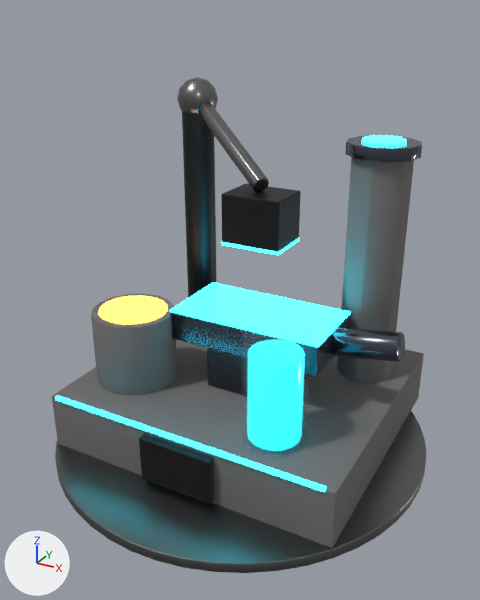
A saved change to the glTF model assets/kit_hd/skins/Forge_Anvil.glb.
Before and after are seen from a camera (50 mm lens) standing at (3.44, -6.27, 5.08) and looking at (0.08, -0.17, 2.03). Every picture has the same lights, and +X, +Y and +Z are marked at lower left. The picture after the commit comes second. Vertices at exactly the same position are counted once.

The first picture shows 'Forge_Anvil'.
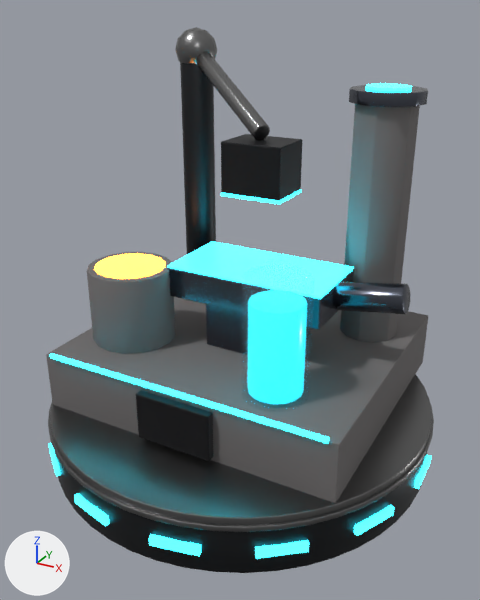
Patch to the scene script:
```diff
--- a/assets/kit_hd/skins/Forge_Anvil.glb.py
+++ b/assets/kit_hd/skins/Forge_Anvil.glb.py
@@ mat_os_plate @@
+mat_os_plate = principled_material('OS_Plate')
+mat_os_plate.base_color = (0.085, 0.09, 0.095)  # dark grey #525557
+mat_os_plate.metallic = 0.75
+mat_os_plate.roughness = 0.55
@@ me_forge_anvil @@
 # used by ob_forge_anvil; location = (0.0, 0.0, 0.0)
-me_forge_anvil.from_pydata(...)  # 1862 vertices, 3652 faces; spans x -2.3..2.3, y -2.3..2.3, z 0.06..4.31
+me_forge_anvil.from_pydata(...)  # 3266 vertices, 6452 faces; spans x -2.34..2.34, y -2.34..2.34, z 0.06..4.87
+# me_forge_anvil part 1: the loose piece of 96 vertices spanning x -1.3..-0.9, y 0.7..1.1, z 0.81..4.11 is moved by (0.0, 0.0, 0.56)
+# me_forge_anvil part 2: the loose piece of 110 vertices spanning x -1.35..-0.85, y 0.65..1.15, z 3.81..4.31 is moved by (0.0, 0.0, 0.56)
+# me_forge_anvil part 3: the loose piece of 140 vertices spanning x -1.16..0.26, y 0.02..0.98, z 3.23..4.14 is moved by (0.0, 0.0, 0.56)
+# me_forge_anvil part 4: a new loose piece, a box spanning x 2.29..2.34, y -0.258..0.258, z 0.3..0.4, in mat_os_light_a (cyan #2ee6ff, glowing cyan #2ee6ff)
+# me_forge_anvil part 5: the loose piece of 56 vertices spanning x -1.7..1.7, y -1.44..-1.39, z 0.86..0.9 is moved by (0.0, 0.0, 0.56)
+# me_forge_anvil part 6: the loose piece of 108 vertices spanning x -0.75..1.15, y -0.4..0.6, z 1.44..1.81 is moved by (0.0, 0.0, 0.56)
+# me_forge_anvil part 7: the loose piece of 56 vertices spanning x -0.16..0.56, y -0.19..0.38, z 2.65..2.69 is moved by (0.0, 0.0, 0.56)
+# me_forge_anvil part 8: the loose piece of 56 vertices spanning x -0.45..0.45, y -1.5..-1.4, z 0.23..0.78 is moved by (0.0, 0.0, 0.56)
+# me_forge_anvil part 9: the loose piece of 96 vertices spanning x 0.55..1.25, y -1.25..-0.55, z 0.86..2.16 is moved by (0.0, 0.0, 0.56)
+# me_forge_anvil part 10: the loose piece of 96 vertices spanning x -1.62..-0.78, y -0.92..-0.08, z 1.71..1.77 is moved by (0.0, 0.0, 0.56)
+# me_forge_anvil part 11: the loose piece of 56 vertices spanning x -0.3..0.7, y -0.3..0.5, z 0.86..1.46 is moved by (0.0, 0.0, 0.56)
+# me_forge_anvil part 12: the loose piece of 56 vertices spanning x -1.8..1.8, y -1.4..1.8, z 0.16..0.86 is moved by (0.0, 0.0, 0.56)
+# me_forge_anvil part 13: the loose piece of 96 vertices spanning x -1.7..-0.7, y -1.0..0.0, z 0.86..1.76 is moved by (0.0, 0.0, 0.56)
+# me_forge_anvil part 14: the loose piece of 104 vertices spanning x 0.9..1.6, y 0.65..1.35, z 0.86..3.66 is rebuilt with 128 vertices and now spans x 0.9..1.6, y 0.65..1.35, z 1.42..4.22
+# me_forge_anvil part 15: the loose piece of 120 vertices spanning x 0.83..1.67, y 0.58..1.42, z 3.59..3.73 is deleted
+# me_forge_anvil part 16: the loose piece of 104 vertices spanning x 1.13..1.92, y -0.06..0.26, z 1.49..1.91 is deleted
+# me_forge_anvil part 17: the loose piece of 72 vertices spanning x 1.0..1.5, y 0.75..1.25, z 3.72..3.76 is deleted
+# me_forge_anvil part 18: 144 vertices removed from x -2.3..2.3, y -2.3..2.3, z 0.17..0.18; 1316 vertices added at x -2.33..2.33, y -2.34..2.34, z 0.3..0.74
+# me_forge_anvil part 19: 4 vertices moved within x -0.14..0.54, y -0.16..0.36, z 3.24; 52 vertices removed from x -0.15..0.55, y -0.18..0.38, z 2.68..3.23; 444 vertices added at x -0.15..1.92, y -0.18..1.42, z 2.04..4.32
+# other edits to the shape of me_forge_anvil do not show in these pictures
 me_forge_anvil.materials.append(mat_os_dark)
@@ me_forge_anvil @@
 me_forge_anvil.materials.append(mat_os_stone)
+me_forge_anvil.materials.append(mat_os_plate)  # dark grey #525557
```

Pixel boxes (x1, y1, x2, y2) of what changed, in the pictures (480 x 600 px; the box of a moved part takes in the faces that stretch with it):
'Forge_Anvil', reshaped (10% taller): before (52, 77, 427, 573); after (46, 27, 434, 573)
part 1 of me_forge_anvil, moved or reshaped: before (182, 111, 217, 298); after (180, 62, 216, 302)
part 2 of me_forge_anvil, moved or reshaped: before (177, 77, 218, 113); after (175, 27, 217, 64)
part 3 of me_forge_anvil, moved or reshaped: before (198, 102, 269, 192); after (197, 52, 270, 140)
part 4 of me_forge_anvil, added: after (414, 455, 432, 489)
part 5 of me_forge_anvil, moved or reshaped: before (55, 395, 326, 492); after (49, 353, 329, 443)
part 6 of me_forge_anvil, moved or reshaped: before (169, 282, 351, 376); after (167, 241, 354, 330)
part 7 of me_forge_anvil, moved or reshaped: before (221, 238, 300, 255); after (220, 189, 302, 204)
part 8 of me_forge_anvil, moved or reshaped: before (139, 434, 214, 504); after (136, 390, 214, 461)
part 9 of me_forge_anvil, moved or reshaped: before (242, 315, 312, 459); after (242, 265, 315, 412)
part 10 of me_forge_anvil, moved or reshaped: before (98, 295, 168, 325); after (94, 253, 166, 279)
part 11 of me_forge_anvil, moved or reshaped: before (207, 348, 242, 395); after (206, 304, 242, 353)
part 12 of me_forge_anvil, moved or reshaped: before (52, 340, 424, 548); after (46, 297, 428, 503)
part 13 of me_forge_anvil, moved or reshaped: before (91, 294, 177, 395); after (87, 252, 175, 354)
part 14 of me_forge_anvil, rebuilt: before (337, 157, 414, 383); after (340, 104, 420, 343)
part 15 of me_forge_anvil, deleted: before (345, 135, 422, 162)
part 16 of me_forge_anvil, deleted: before (330, 328, 405, 362)
part 17 of me_forge_anvil, deleted: before (362, 135, 407, 146)
part 18 of me_forge_anvil, built on: before (55, 411, 427, 573); after (48, 374, 434, 573)
part 19 of me_forge_anvil, built on: before (221, 184, 301, 252); after (221, 83, 428, 314)
